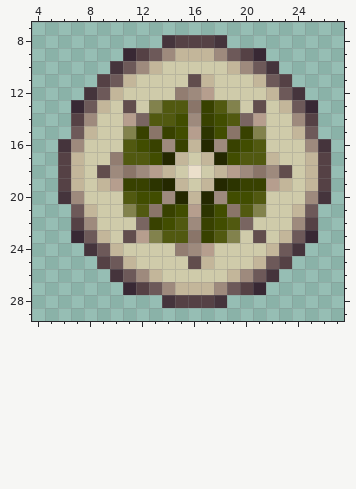
Pixel-art sprite -- tab/quests_green_achievement_diaries.png. Above, as it was before the edit.
The file is 33x36 pixels. Shown: x 4..27, y 7..29.
Once edited:
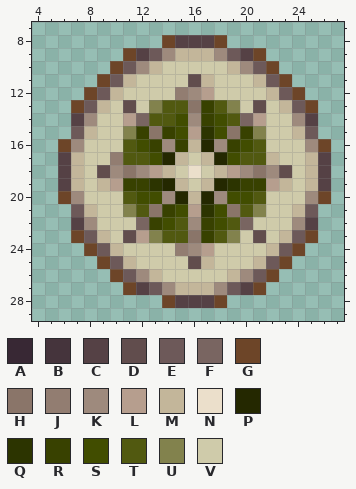
Palette (. is transparent): A #382834  B #45343c  C #554145  D #614d4d  E #6d5959  F #796561  G #6d4528  H #8a7569  J #927d71  K #9e8a7d  L #b69e8e  M #c3b69a  N #ebdfcb  P #242800  Q #2c3400  R #384100  S #414d00  T #515910  U #82824d  V #cfcbaa
Changes in this commit:
Colour G replaces colour A in row 9 at x 11 and 21; in row 13 at x 7 and 25; in row 23 at x 7 and 25; in row 27 at x 11 and 21.
Colour G replaces colour B in row 8 at x 14 and 18; in row 10 at x 10 and 22; in row 12 at x 8 and 24; in row 16 at x 6 and 26; in row 20 at x 6 and 26; in row 24 at x 8 and 24.
Colour G replaces colour B in row 26 at x 10 and 22; in row 28 at x 14 and 18.
Colour G replaces colour C in row 11 at x 9 and 23; in row 25 at x 9 and 23.
